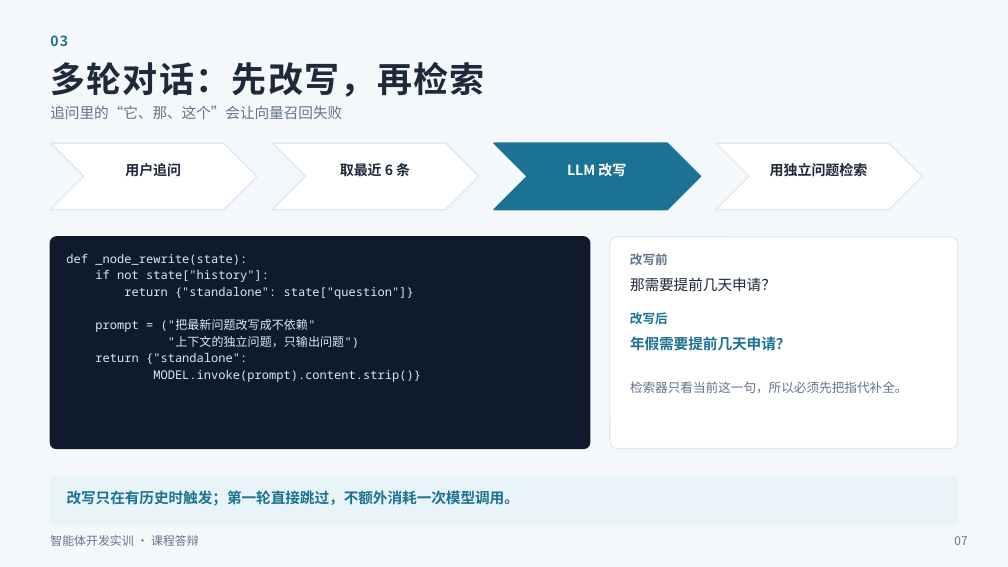
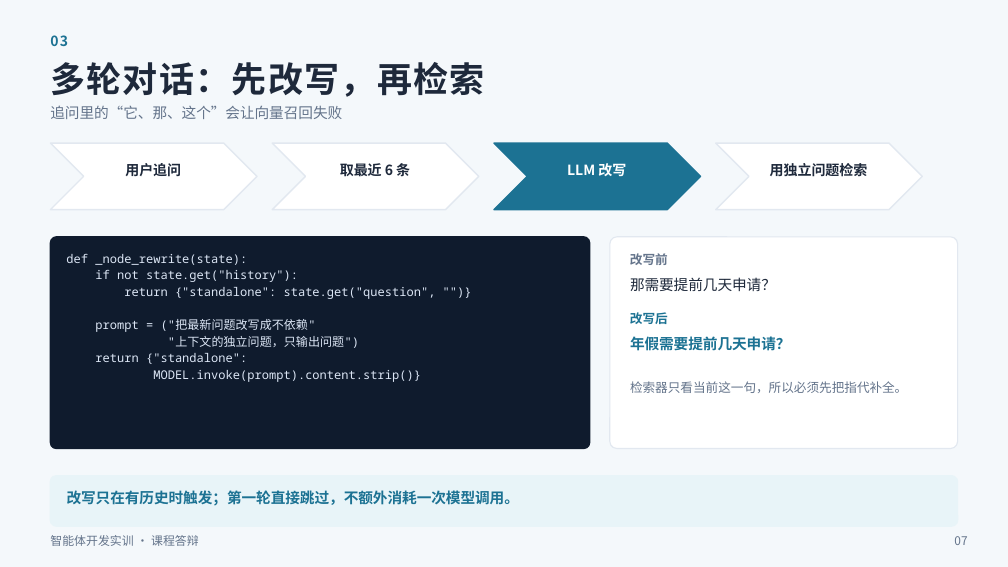
Before and after one commit to 1y1-dotcom/--langchain, a slide deck: slide 7 of 答辩PPT.pptx. Drawn at 1008x567 pixels with LibreOffice and Linux fonts; fonts in the diff are those of the drawing. Boxes give left, top, right and bottom in pixels: in the first picture for what was removed or moved away, otherwise in the second. Text is boxed around its words. In the diff, an @@ line names an element or a change of style, - is before the commit and + after.

```diff
--- a/答辩PPT.pptx
+++ b/答辩PPT.pptx
@@ text at (x1=95, y1=270, x2=436, y2=299): text changed @@
-if not state["history"]:
-return {"standalone": state["question"]}
+if not state.get("history"):
+return {"standalone": state.get("question", "")}
```
Also in this commit, not shown: 11 other slides changed, 12 other files.
